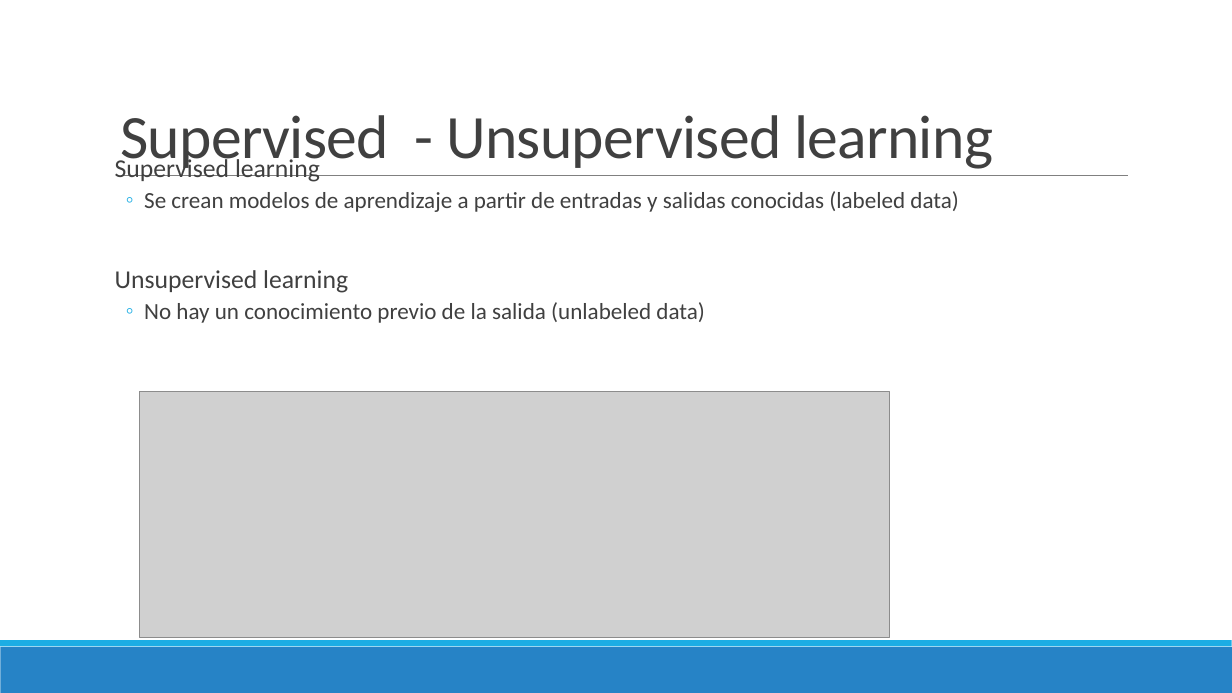
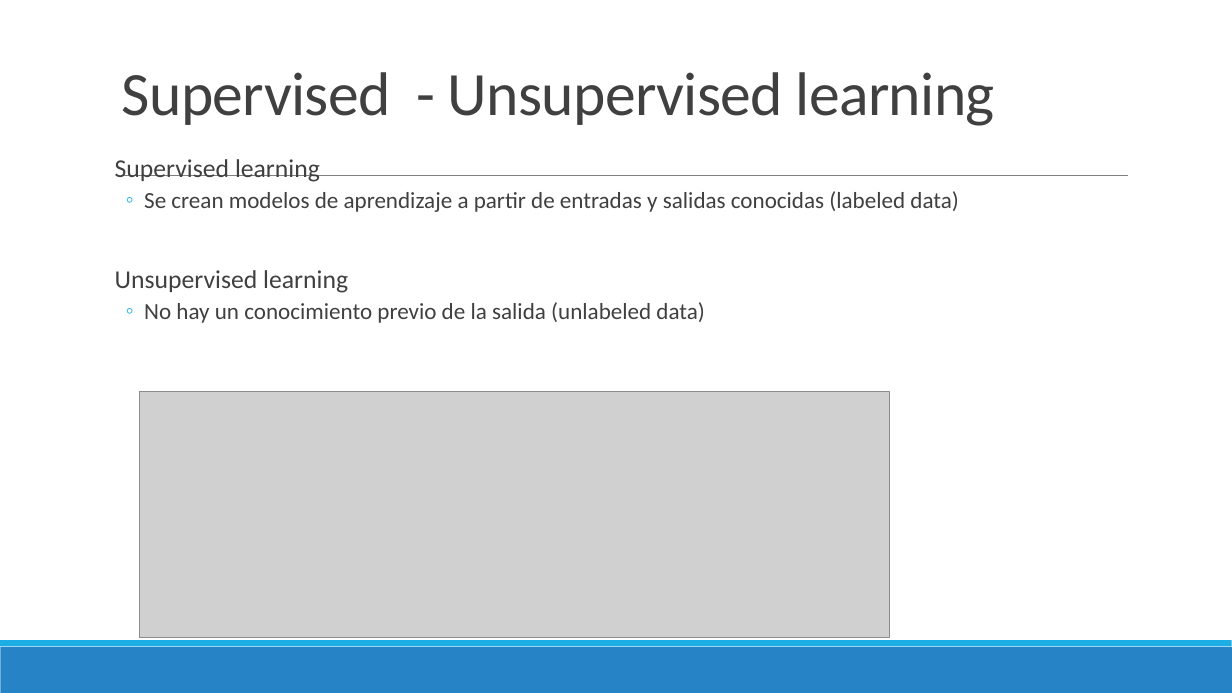
Before and after one commit to AlejoCR/Inv_Corta_III_Semisupervised_learning, a slide deck: slide 2 of investigacion_corta_III_semi_supervised_self_supervised.pptx. Drawn at 1232x693 pixels with LibreOffice and Linux fonts; fonts in the diff are those of the drawing; grey boxes stand for pictures. Boxes give left, top, right and bottom in pixels: in the first picture for what was removed or moved away, otherwise in the second. Text is boxed around its words. In the diff, an @@ line names an element or a change of style, - is before the commit and + after.

```diff
--- a/investigacion_corta_III_semi_supervised_self_supervised.pptx
+++ b/investigacion_corta_III_semi_supervised_self_supervised.pptx
@@ title "Supervised - Unsupervised learning" rewrapped from (x1=120, y1=115, x2=993, y2=173) to (x1=122, y1=72, x2=995, y2=126) @@
```
Also in this commit, not shown: 7 other slides changed, 1 other file.
